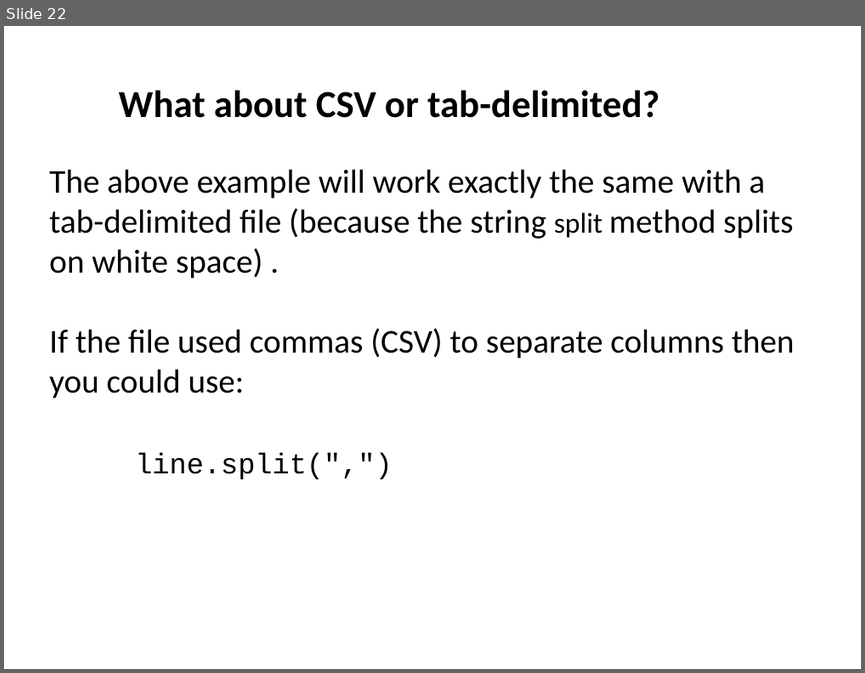
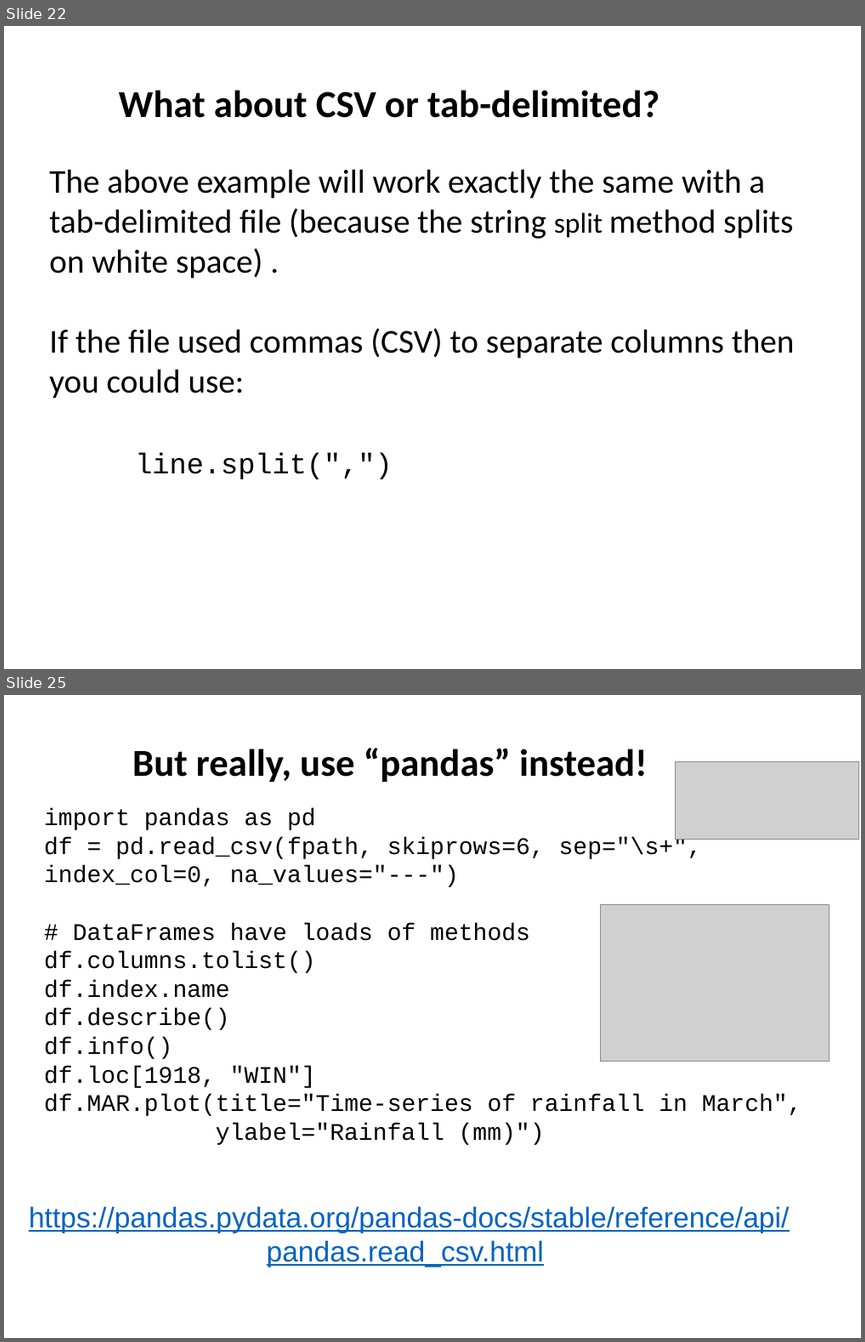
Before and after one commit to ncasuk/ncas-isc, a slide deck: python-data/slides/02_python_text_formats.pptx. Shown one above the other, each under a label of ours: slide 22 before the commit, slides 22 and 25 after it; the slides between them are not shown. The pictures are 865x673 and 865x1342 pixels, drawn with LibreOffice and Linux fonts; fonts in the diff are those of the drawing; grey boxes stand for pictures; background and template pictures are left out. Boxes give left, top, right and bottom in pixels: in the first picture for what was removed or moved away, otherwise in the second. Text is boxed around its words. In the diff, an @@ line names an element or a change of style, - is before the commit and + after.

Commit message:
Updated slides for python read/write data section

```diff
--- a/python-data/slides/02_python_text_formats.pptx
+++ b/python-data/slides/02_python_text_formats.pptx
@@ slide 25 added at (4,695,861,1338), background picture (left out) @@
@@ title added at (132,748,647,782), 32 pt, text #000000, bold @@
+But really, use “pandas” instead!
@@ picture added at (675,762,858,839) @@
@@ text added at (44,808,802,1145), 20 pt, text #000000 @@
+import pandas as pd
+df = pd.read_csv(fpath, skiprows=6, sep="\s+", index_col=0, na_values="---")
+# DataFrames have loads of methods
+df.columns.tolist()
+df.index.name
+df.describe()
+df.info()
+df.loc[1918, "WIN"]
+df.MAR.plot(title="Time-series of rainfall in March",
+ylabel="Rainfall (mm)")
@@ picture added at (601,905,829,1061) @@
@@ text added at (29,1206,789,1267), 24 pt, text #0563C1, underline @@
+https://pandas.pydata.org/pandas-docs/stable/reference/api/pandas.read_csv.html
```
Also in this commit, not shown: 2 slides changed, 1 other slide added, 9 other files.
